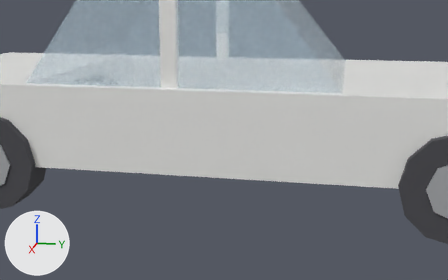
Before and after pictures for a commit that changed the glTF model assets/models/outdoor/car_sedan_white.glb.
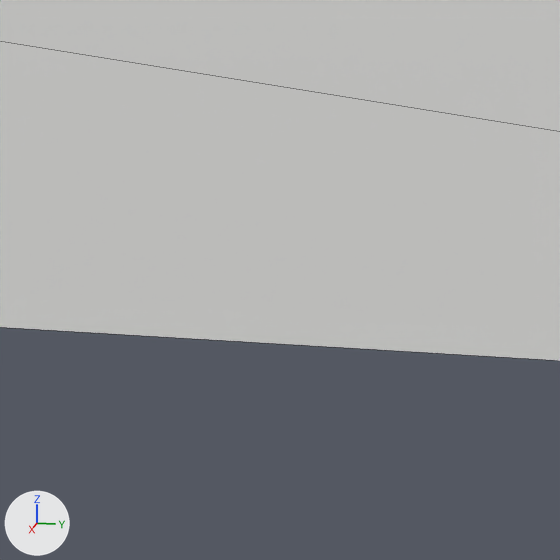
The first picture shows the older version from a 50 mm lens placed at (4.368, 0.824, 1.402), pointed at (-0.061, -0.062, 0.294). The close-ups show the older and then the newer version on the part from 45% to 63% of the width and 46% to 76% of the height of that picture. Only the edits that show in the close-ups are written down. The axes (+X, +Y, +Z) are drawn at lower left. The lights are the same throughout. The close-ups show mesh edges as thin lines. Where no turn or scale is listed for an object, it has been applied to the vertices.

Names of what the first close-up shows: 'body'.
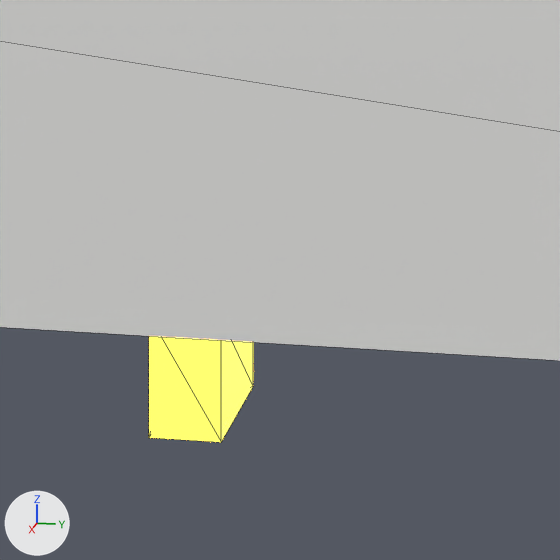
Location of each change, (x1, y1, x2, y2) in pixels of the close-ups (560 x 560 px):
'haz_rr', added (yellow): after (149, 336, 253, 442)

The change, as a list of edits to the scene's bpy script:
```text
Add mat_hazard:
    mat_hazard = principled_material('hazard')
    mat_hazard.base_color = (1.0, 0.62, 0.05)  # yellow #ffce3f
    mat_hazard.roughness = 0.3
    mat_hazard.emission_color = (1.0, 0.62, 0.05)  # yellow #ffce3f
    mat_hazard.emission_strength = 3.0
Add me_haz_rr:
    me_haz_rr.from_pydata(...)  # a box spanning x -0.9..-0.7, y 2.23..2.31, z -0.69..-0.55
    me_haz_rr.materials.append(mat_hazard)  # yellow #ffce3f, glowing yellow #ffce3f
Add ob_haz_rr:
    ob_haz_rr = bpy.data.objects.new('haz_rr', me_haz_rr)
    ob_haz_rr.location = (0.8, -2.27, 0.62)
```
